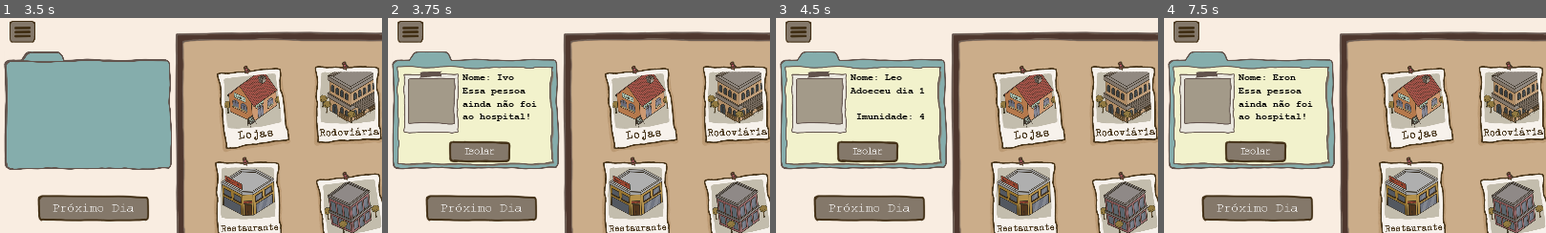
Above: before the commit, frames 1-4 (left to right).
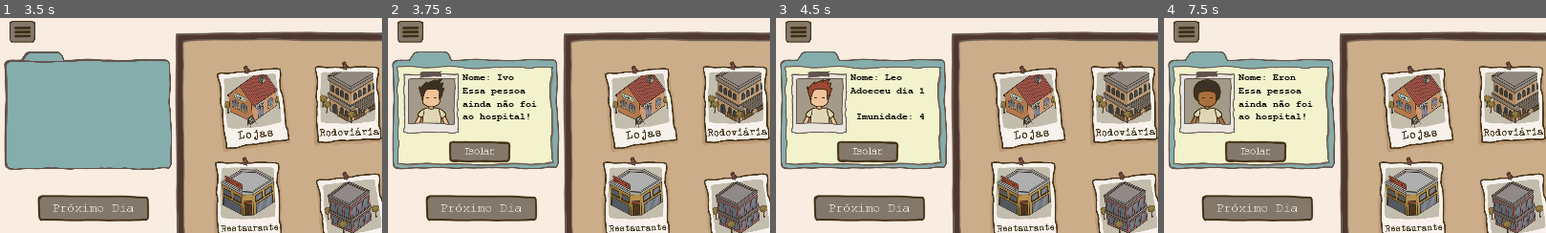
Above: after the commit, the same moments.

Repository: claraig/PatientZero
Game: Godot game, scene res://scenes/Menu.tscn
Same seed, same stepped clock (60 frames per second), same inputs: the game is played once before the commit and once after it.
Inputs (mouse positions are % of the whole screen's width and height, from its top left):
- Up to frame 1 (3.5 s): click (76, 33) at 0.5 s; click "voltar" at 1.25 s; click (26, 38) at 2 s; click "Catia" at 2.75 s
- Up to frame 2 (3.75 s): click "Ivo" at 3.5 s
- Up to frame 3 (4.5 s): click "Leo" at 4.25 s
- Up to frame 4 (7.5 s): click "Cal" at 5 s; click "Mark" at 5.75 s; click "Sinty" at 6.5 s; click "Eron" at 7.25 s
The pictures show only the part of the screen within x 0-50%, y 0-50%; the shares and areas given below are measured in that part.

Frame 1 is identical in both runs. In frame 2, 1.4% of the frame differs, in the area x 4-19%, y 24-54%; in frame 3, 1.4%; in frame 4, 1.5%.

Commit message:
remoção de assets velhos. avatares funcionando no nível de dificuldade normal

Diff:
--- a/Fonts/blackground_48.tres
+++ b/Fonts/blackground_48.tres
@@ -1,6 +1,7 @@
 [gd_resource type="DynamicFont" load_steps=2 format=2]
 
-[ext_resource path="res://assets/BLACKGROUND-Z88BL.OTF" type="DynamicFontData" id=1]
+[ext_resource path="res://Fonts/BLACKGROUND-Z88BL.OTF" type="DynamicFontData" id=1]
+
 
 [resource]
 size = 23
--- a/Fonts/blackground_60.tres
+++ b/Fonts/blackground_60.tres
@@ -1,6 +1,6 @@
 [gd_resource type="DynamicFont" load_steps=2 format=2]
 
-[ext_resource path="res://assets/BLACKGROUND-Z88BL.OTF" type="DynamicFontData" id=1]
+[ext_resource path="res://Fonts/BLACKGROUND-Z88BL.OTF" type="DynamicFontData" id=1]
 
 [resource]
 size = 60
--- a/scenes/Menu.tscn
+++ b/scenes/Menu.tscn
@@ -51,10 +51,6 @@
 func _on_sair_pressed() -> void:
 	get_node('click').play()
 	get_tree().quit()
-
-
-#func _on_sair_tree_exiting() -> void:
-#	pass # Replace with function body.
 "
 
 [node name="TitleScene" type="Node2D"]
--- a/scenes/Menu/NewGame.tscn
+++ /dev/null
@@ -1,40 +0,0 @@
-[gd_scene load_steps=3 format=2]
-
-[ext_resource path="res://Fonts/blackground_60.tres" type="DynamicFont" id=1]
-[ext_resource path="res://scenes/Menu/ReturnToTitle.gd" type="Script" id=2]
-
-[node name="NewGame" type="Control"]
-anchor_right = 1.0
-anchor_bottom = 1.0
-script = ExtResource( 2 )
-__meta__ = {
-"_edit_use_anchors_": false
-}
-
-[node name="CenterContainer" type="CenterContainer" parent="."]
-anchor_right = 1.0
-anchor_bottom = 1.0
-
-[node name="VBoxContainer" type="VBoxContainer" parent="CenterContainer"]
-margin_left = 439.0
-margin_top = 257.0
-margin_right = 841.0
-margin_bottom = 462.0
-
-[node name="Label" type="Label" parent="CenterContainer/VBoxContainer"]
-margin_right = 402.0
-margin_bottom = 131.0
-custom_fonts/font = ExtResource( 1 )
-custom_colors/font_color_shadow = Color( 0.682353, 0.14902, 0.14902, 1 )
-custom_constants/shadow_offset_x = 3
-custom_constants/shadow_offset_y = 3
-text = "new game scene
-"
-
-[node name="Button" type="Button" parent="CenterContainer/VBoxContainer"]
-margin_top = 135.0
-margin_right = 402.0
-margin_bottom = 205.0
-custom_fonts/font = ExtResource( 1 )
-text = "back"
-[connection signal="pressed" from="CenterContainer/VBoxContainer/Button" to="." method="_on_Button_pressed"]
--- a/scenes/buttons/MenuButton.tscn
+++ /dev/null
@@ -1,35 +0,0 @@
-[gd_scene load_steps=4 format=2]
-
-[ext_resource path="res://Fonts/blackground_60.tres" type="DynamicFont" id=1]
-
-[sub_resource type="StyleBoxLine" id=1]
-color = Color( 0.552941, 0.505882, 0.505882, 0.203922 )
-thickness = 10
-vertical = true
-
-[sub_resource type="GDScript" id=2]
-
-[node name="MenuButton" type="Button"]
-margin_top = 260.0
-margin_right = 449.0
-margin_bottom = 320.0
-rect_min_size = Vector2( 360, 60 )
-custom_styles/focus = SubResource( 1 )
-flat = true
-script = SubResource( 2 )
-__meta__ = {
-"_edit_use_anchors_": false
-}
-
-[node name="Label2" type="Label" parent="."]
-anchor_right = 1.0
-anchor_bottom = 1.0
-custom_fonts/font = ExtResource( 1 )
-custom_colors/font_color = Color( 0.996078, 0.956863, 0.870588, 1 )
-custom_colors/font_color_shadow = Color( 0.352941, 0.329412, 0.329412, 1 )
-custom_constants/shadow_offset_x = 3
-custom_constants/shadow_offset_y = 3
-text = "label"
-__meta__ = {
-"_edit_use_anchors_": false
-}
--- a/scenes/buttons/bInstructions.tscn
+++ /dev/null
@@ -1,9 +0,0 @@
-[gd_scene load_steps=2 format=2]
-
-[ext_resource path="res://scenes/buttons/MenuButton.tscn" type="PackedScene" id=1]
-
-[node name="bContinue" instance=ExtResource( 1 )]
-
-[node name="Label2" parent="." index="0"]
-margin_bottom = 4.0
-text = "Como jogar"
--- a/scenes/buttons/bNewGame.tscn
+++ /dev/null
@@ -1,9 +0,0 @@
-[gd_scene load_steps=2 format=2]
-
-[ext_resource path="res://scenes/buttons/MenuButton.tscn" type="PackedScene" id=1]
-
-[node name="bNewGame" instance=ExtResource( 1 )]
-script = null
-
-[node name="Label2" parent="." index="0"]
-text = "novo jogo"
--- a/scenes/buttons/bOptions.tscn
+++ /dev/null
@@ -1,9 +0,0 @@
-[gd_scene load_steps=2 format=2]
-
-[ext_resource path="res://scenes/buttons/MenuButton.tscn" type="PackedScene" id=1]
-
-[node name="bOptions" instance=ExtResource( 1 )]
-
-[node name="Label2" parent="." index="0"]
-margin_bottom = 4.0
-text = "opcoes"
--- a/scenes/town.tscn
+++ b/scenes/town.tscn
@@ -7,13 +7,14 @@
 [ext_resource path="res://assets/autoral/avatares/1PardoRuivo.png" type="Texture" id=5]
 [ext_resource path="res://Fonts/COUR.TTF" type="DynamicFontData" id=6]
 [ext_resource path="res://assets/autoral/Jornal/j_doentesb.png" type="Texture" id=7]
-[ext_resource path="res://scenes/InfoTurno.gd" type="Script" id=8]
+[ext_resource path="res://scripts/InfoTurno.gd" type="Script" id=8]
 [ext_resource path="res://assets/audio/ALERT_Error.wav" type="AudioStream" id=9]
 [ext_resource path="res://assets/audio/arquive-click.wav" type="AudioStream" id=10]
 [ext_resource path="res://assets/audio/TurningPage1.wav" type="AudioStream" id=11]
 [ext_resource path="res://assets/audio/MESSAGE-B_Accept.wav" type="AudioStream" id=12]
 [ext_resource path="res://assets/autoral/Jornal/j_mortes2.png" type="Texture" id=13]
 [ext_resource path="res://assets/autoral/Jornal/j_venceu.png" type="Texture" id=14]
+[ext_resource path="res://assets/autoral/avatares/C42.png" type="Texture" id=15]
 [ext_resource path="res://scripts/jornal.gd" type="Script" id=16]
 [ext_resource path="res://assets/autoral/Fichas/ficha.png" type="Texture" id=17]
 [ext_resource path="res://scripts/place.gd" type="Script" id=18]
@@ -23,7 +24,10 @@
 [ext_resource path="res://assets/autoral/Fichas/ficha_aberta.png" type="Texture" id=22]
 [ext_resource path="res://assets/autoral/Fichas/arquivo2.png" type="Texture" id=23]
 [ext_resource path="res://Fonts/jornal.tres" type="DynamicFont" id=24]
-[ext_resource path="res://assets/autoral/painel-texto.png" type="Texture" id=30]
+[ext_resource path="res://assets/autoral/avatares/C41.png" type="Texture" id=25]
+[ext_resource path="res://assets/autoral/avatares/C51.png" type="Texture" id=26]
+[ext_resource path="res://assets/autoral/avatares/C43.png" type="Texture" id=27]
+[ext_resource path="res://assets/autoral/avatares/C44.png" type="Texture" id=28]
 [ext_resource path="res://assets/autoral/cartaz.png" type="Texture" id=31]
 [ext_resource path="res://assets/audio/eklee-KeyPressOld05.wav" type="AudioStream" id=32]
 [ext_resource path="res://assets/autoral/Botoes/botaoIsolar2.png" type="Texture" id=34]
@@ -32,7 +36,6 @@
 [ext_resource path="res://assets/audio/keyboard.wav" type="AudioStream" id=38]
 [ext_resource path="res://Fonts/courier_small.tres" type="DynamicFont" id=39]
 [ext_resource path="res://assets/autoral/Objetos/pc.png" type="Texture" id=40]
-[ext_resource path="res://assets/autoral/Objetos/cena.png" type="Texture" id=41]
 [ext_resource path="res://assets/autoral/fundo.png" type="Texture" id=42]
 [ext_resource path="res://assets/autoral/Objetos/murall.png" type="Texture" id=43]
 [ext_resource path="res://assets/autoral/Objetos/mesa com coisas.png" type="Texture" id=44]
@@ -394,11 +397,6 @@
 				get_parent().get_node(\"display-canvas-bg/pessoaIsolada\").set_text(selecionado)
 
 
-# Called every frame. 'delta' is the elapsed time since the previous frame.
-#func _process(delta):
-#	pass
-
-
 func _on_dificil_ready():
 	if(get_node(\"/root/Configuracoes\").dificuldade < 1):
 		get_parent().get_node(\"Fichas/Arquivo/dificil\").hide()
@@ -424,25 +422,35 @@
 var turnoMorte
 var texto: String
 
+var population
+
 
 # Called when the node enters the scene tree for the first time.
 func _ready():
+	population = get_parent().get_parent().get_node(\"Population\")
 	get_parent().get_parent().get_node('Fichas/FichaFechada').show()
 	get_parent().get_parent().get_node('Isolar').hide()
 	get_parent().get_parent().get_node('Fichas/painelFicha').hide()
+	get_node('Sprite').hide()
 	pass
 
 func formatarInteracoes():
 	texto += \"Adoeceu dia \"+ str(turnoAdoecimento)+ \"\\n\\n Imunidade: \" + str(imunidade)
 
 func _on_Button_button_down():
+
+	for p in population.get_children().size():
+		population.get_child(p).get_child(1).hide()
+
+
 	get_parent().get_parent().get_node(\"Sons/clicar_arquivo\").play()
 	get_parent().get_parent().get_node('Fichas/FichaFechada').hide()
 	get_parent().get_parent().get_node('Isolar').show()
 	get_parent().get_parent().get_node('Fichas/painelFicha').show()
 
 	texto = \"Nome: \"+str(name)+\"\\n\"
-	get_parent().get_parent().get_node(\"Population\").selecionado = name
+	population.selecionado = name
+	get_node('Sprite').show()
 
 	if(morta):
 		texto += \"Morreu dia \"+ str(turnoMorte)+ \"\\n\"
@@ -452,8 +460,6 @@
 		texto += \"Essa pessoa ainda não foi ao hospital!\"
 	get_parent().get_parent().get_node('Fichas/painelFicha').set_text(texto)
 
-# Called every frame. 'delta' is the elapsed time since the previous frame.
-#func _process(delta):
 "
 
 [sub_resource type="StyleBoxFlat" id=10]
@@ -525,15 +531,6 @@
 __meta__ = {
 "_edit_lock_": true
 }
-
-[node name="referenciaCena" type="Sprite" parent="."]
-visible = false
-self_modulate = Color( 1, 1, 1, 0.611765 )
-position = Vector2( 640.897, 362.148 )
-scale = Vector2( 0.938978, 0.894059 )
-z_index = 10
-texture = ExtResource( 41 )
-region_rect = Rect2( 1280, 0, 0, 0 )
 
 [node name="Cartaz" type="Node2D" parent="."]
 
@@ -669,13 +666,6 @@
 __meta__ = {
 "_edit_use_anchors_": false
 }
-
-[node name="quadro" type="Sprite" parent="display-canvas-bg"]
-visible = false
-position = Vector2( 842.621, 143.526 )
-scale = Vector2( 0.489, 0.475 )
-z_index = 5
-texture = ExtResource( 30 )
 
 [node name="painelPC" type="TextEdit" parent="."]
 margin_left = 945.0
@@ -1005,6 +995,12 @@
 "_edit_use_anchors_": false
 }
 
+[node name="Sprite" type="Sprite" parent="Population/Catia"]
+visible = false
+position = Vector2( 72.148, 140.789 )
+scale = Vector2( 0.468875, 0.468875 )
+texture = ExtResource( 5 )
+
 [node name="Ivo" type="Node" parent="Population"]
 script = SubResource( 9 )
 
@@ -1022,6 +1018,12 @@
 "_edit_use_anchors_": false
 }
 
+[node name="Sprite" type="Sprite" parent="Population/Ivo"]
+visible = false
+position = Vector2( 72.148, 140.789 )
+scale = Vector2( 0.468875, 0.468875 )
+texture = ExtResource( 25 )
+
 [node name="Leo" type="Node" parent="Population"]
 script = SubResource( 9 )
 
@@ -1039,6 +1041,12 @@
 "_edit_use_anchors_": false
 }
 
+[node name="Sprite" type="Sprite" parent="Population/Leo"]
+visible = false
+position = Vector2( 72.148, 140.789 )
+scale = Vector2( 0.468875, 0.468875 )
+texture = ExtResource( 15 )
+
 [node name="Cal" type="Node" parent="Population"]
 script = SubResource( 9 )
 
@@ -1056,6 +1064,12 @@
 "_edit_use_anchors_": false
 }
 
+[node name="Sprite" type="Sprite" parent="Population/Cal"]
+visible = false
+position = Vector2( 72.148, 140.789 )
+scale = Vector2( 0.468875, 0.468875 )
+texture = ExtResource( 27 )
+
 [node name="Mark" type="Node" parent="Population"]
 script = SubResource( 9 )
 
@@ -1073,6 +1087,12 @@
 "_edit_use_anchors_": false
 }
 
+[node name="Sprite" type="Sprite" parent="Population/Mark"]
+visible = false
+position = Vector2( 72.148, 140.789 )
+scale = Vector2( 0.468875, 0.468875 )
+texture = ExtResource( 25 )
+
 [node name="Sinty" type="Node" parent="Population"]
 script = SubResource( 9 )
 
@@ -1090,6 +1110,12 @@
 "_edit_use_anchors_": false
 }
 
+[node name="Sprite" type="Sprite" parent="Population/Sinty"]
+visible = false
+position = Vector2( 72.148, 140.789 )
+scale = Vector2( 0.468875, 0.468875 )
+texture = ExtResource( 15 )
+
 [node name="Eron" type="Node" parent="Population"]
 script = SubResource( 9 )
 
@@ -1107,6 +1133,12 @@
 "_edit_use_anchors_": false
 }
 
+[node name="Sprite" type="Sprite" parent="Population/Eron"]
+visible = false
+position = Vector2( 72.148, 140.789 )
+scale = Vector2( 0.468875, 0.468875 )
+texture = ExtResource( 26 )
+
 [node name="Judite" type="Node" parent="Population"]
 script = SubResource( 9 )
 
@@ -1124,6 +1156,12 @@
 "_edit_use_anchors_": false
 }
 
+[node name="Sprite" type="Sprite" parent="Population/Judite"]
+visible = false
+position = Vector2( 72.148, 140.789 )
+scale = Vector2( 0.468875, 0.468875 )
+texture = ExtResource( 5 )
+
 [node name="Neil" type="Node" parent="Population"]
 script = SubResource( 9 )
 
@@ -1140,6 +1178,12 @@
 __meta__ = {
 "_edit_use_anchors_": false
 }
+
+[node name="Sprite" type="Sprite" parent="Population/Neil"]
+visible = false
+position = Vector2( 72.148, 140.789 )
+scale = Vector2( 0.468875, 0.468875 )
+texture = ExtResource( 25 )
 
 [node name="Mary" type="Node" parent="Population"]
 script = SubResource( 9 )
@@ -1159,7 +1203,14 @@
 "_edit_use_anchors_": false
 }
 
+[node name="Sprite" type="Sprite" parent="Population/Mary"]
+visible = false
+position = Vector2( 72.148, 140.789 )
+scale = Vector2( 0.468875, 0.468875 )
+texture = ExtResource( 28 )
+
 [node name="PopulationDificil" type="Node2D" parent="."]
+visible = false
 position = Vector2( 85.1284, 283.145 )
 z_index = -7
 
@@ -1181,6 +1232,12 @@
 "_edit_use_anchors_": false
 }
 
+[node name="Sprite" type="Sprite" parent="PopulationDificil/Neide"]
+visible = false
+position = Vector2( 72.148, 140.789 )
+scale = Vector2( 0.468875, 0.468875 )
+texture = ExtResource( 25 )
+
 [node name="Tom" type="Node" parent="PopulationDificil"]
 script = SubResource( 9 )
 
@@ -1199,6 +1256,12 @@
 "_edit_use_anchors_": false
 }
 
+[node name="Sprite" type="Sprite" parent="PopulationDificil/Tom"]
+visible = false
+position = Vector2( 72.148, 140.789 )
+scale = Vector2( 0.468875, 0.468875 )
+texture = ExtResource( 25 )
+
 [node name="Lola" type="Node" parent="PopulationDificil"]
 script = SubResource( 9 )
 
@@ -1217,6 +1280,12 @@
 "_edit_use_anchors_": false
 }
 
+[node name="Sprite" type="Sprite" parent="PopulationDificil/Lola"]
+visible = false
+position = Vector2( 72.148, 140.789 )
+scale = Vector2( 0.468875, 0.468875 )
+texture = ExtResource( 25 )
+
 [node name="Kiko" type="Node" parent="PopulationDificil"]
 script = SubResource( 9 )
 
@@ -1235,6 +1304,12 @@
 "_edit_use_anchors_": false
 }
 
+[node name="Sprite" type="Sprite" parent="PopulationDificil/Kiko"]
+visible = false
+position = Vector2( 72.148, 140.789 )
+scale = Vector2( 0.468875, 0.468875 )
+texture = ExtResource( 25 )
+
 [node name="PopulationMuitoDificil" type="Node2D" parent="."]
 position = Vector2( 85.1284, 283.145 )
 z_index = -7
@@ -1257,6 +1332,12 @@
 "_edit_use_anchors_": false
 }
 
+[node name="Sprite" type="Sprite" parent="PopulationMuitoDificil/Biel"]
+visible = false
+position = Vector2( 72.148, 140.789 )
+scale = Vector2( 0.468875, 0.468875 )
+texture = ExtResource( 28 )
+
 [node name="Hugo" type="Node" parent="PopulationMuitoDificil"]
 script = SubResource( 9 )
 
@@ -1275,6 +1356,12 @@
 "_edit_use_anchors_": false
 }
 
+[node name="Sprite" type="Sprite" parent="PopulationMuitoDificil/Hugo"]
+visible = false
+position = Vector2( 72.148, 140.789 )
+scale = Vector2( 0.468875, 0.468875 )
+texture = ExtResource( 28 )
+
 [node name="Enzo" type="Node" parent="PopulationMuitoDificil"]
 script = SubResource( 9 )
 
@@ -1293,6 +1380,12 @@
 "_edit_use_anchors_": false
 }
 
+[node name="Sprite" type="Sprite" parent="PopulationMuitoDificil/Enzo"]
+visible = false
+position = Vector2( 72.148, 140.789 )
+scale = Vector2( 0.468875, 0.468875 )
+texture = ExtResource( 28 )
+
 [node name="Luka" type="Node" parent="PopulationMuitoDificil"]
 script = SubResource( 9 )
 
@@ -1311,6 +1404,12 @@
 "_edit_use_anchors_": false
 }
 
+[node name="Sprite" type="Sprite" parent="PopulationMuitoDificil/Luka"]
+visible = false
+position = Vector2( 72.148, 140.789 )
+scale = Vector2( 0.468875, 0.468875 )
+texture = ExtResource( 28 )
+
 [node name="Mila" type="Node" parent="PopulationMuitoDificil"]
 script = SubResource( 9 )
 
@@ -1328,6 +1427,12 @@
 __meta__ = {
 "_edit_use_anchors_": false
 }
+
+[node name="Sprite" type="Sprite" parent="PopulationMuitoDificil/Mila"]
+visible = false
+position = Vector2( 72.148, 140.789 )
+scale = Vector2( 0.468875, 0.468875 )
+texture = ExtResource( 28 )
 
 [node name="NextTurn" type="Button" parent="."]
 margin_left = 56.3422
@@ -1402,6 +1507,7 @@
 }
 
 [node name="jornal" type="Node2D" parent="canvas_jornal"]
+visible = false
 position = Vector2( 654.412, 375.177 )
 z_index = 143
 script = ExtResource( 16 )
--- a/scenes/Lugares/Airport.gd
+++ b/scripts/Lugares/Airport.gd
@@ -1,5 +1,4 @@
 extends Node2D
-
 
 var visitantes = []
 var texto: String
@@ -9,11 +8,9 @@
 func _ready():
 	pass # Replace with function body.
 
-
 func formatarVisitantes():
 	for dado in visitantes:
 		texto += "Dia: "+ str(dado.turno)+ "\nVisitantes: " + str(dado.pessoas)+ "\n"
-
 
 func _on_Button_button_down() -> void:
 	visitantes.push_back({"dia":1, "pessoas":"bia, ze, marco"})
Renamed: assets/BLACKGROUND-Z88BL.OTF -> Fonts/BLACKGROUND-Z88BL.OTF
Renamed: assets/TREBUCBD.TTF -> Fonts/TREBUCBD.TTF
Not shown: 1 places in Fonts/jornal.tres that only renumber resources
Binary file removed: assets/town/Mall.jpg
Not shown, removed: assets/town/Mall.jpg.import
Binary file removed: assets/town/airport.jpg
Not shown, removed: assets/town/airport.jpg.import
Binary file removed: assets/town/hospital.jpg
Not shown, removed: assets/town/hospital.jpg.import
Binary file removed: assets/town/market.jpg
Not shown, removed: assets/town/market.jpg.import
Binary file removed: assets/town/restaurant.jpg
(and 20 more such lines)
